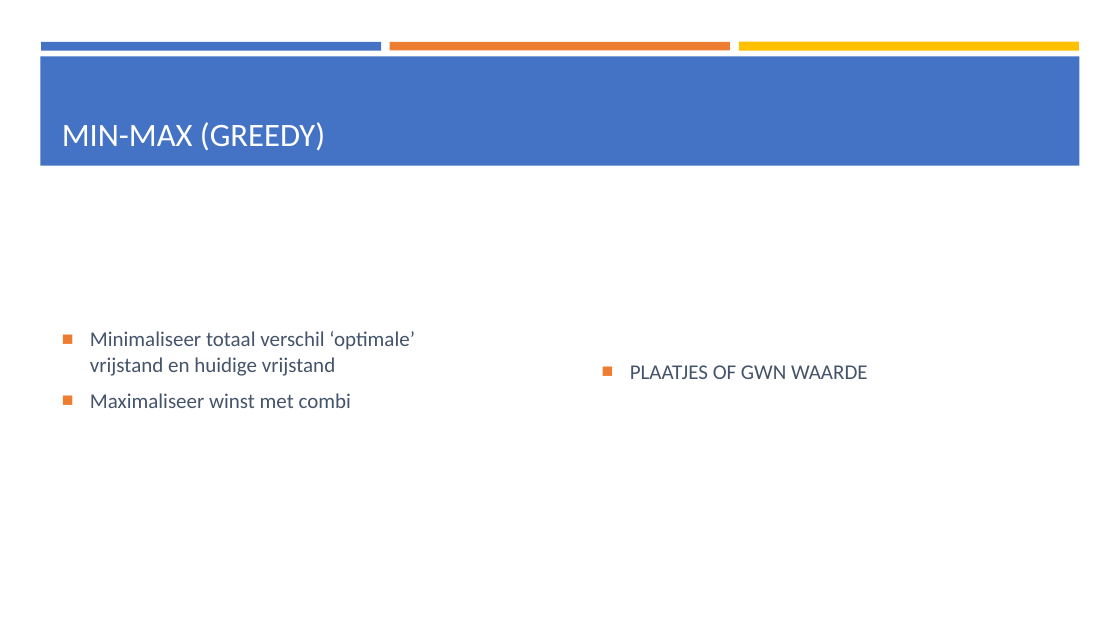
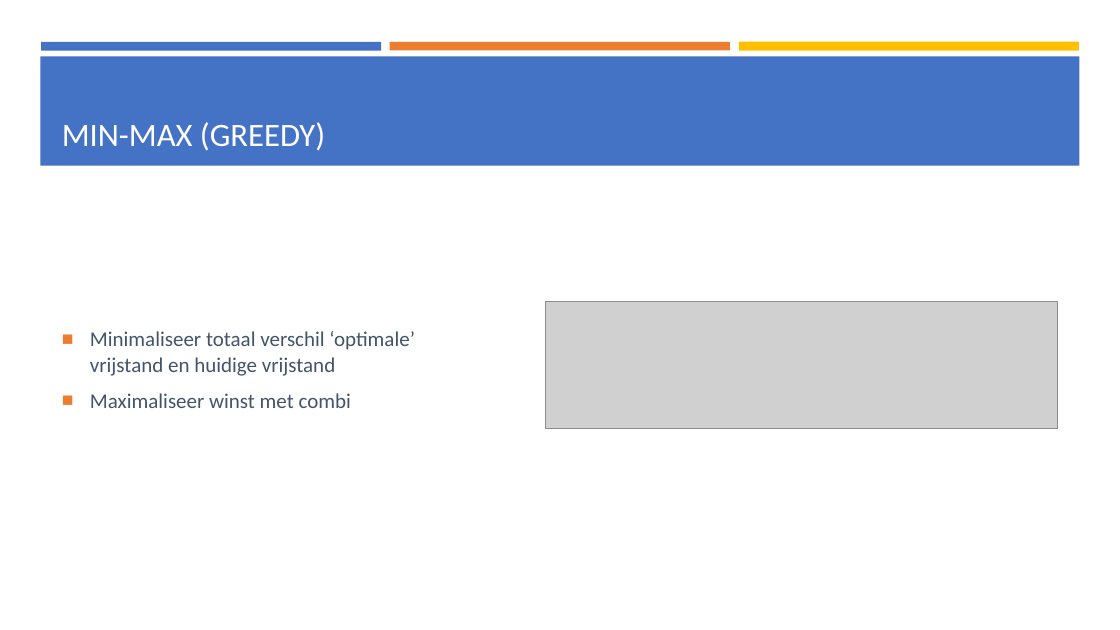
Before and after one commit to rmleushuis/Heurestieken, a slide deck: slide 17 of others/Presentatie 2, 18-5-2018.pptx. Drawn at 1120x630 pixels with LibreOffice and Linux fonts; fonts in the diff are those of the drawing; grey boxes stand for pictures. Boxes give left, top, right and bottom in pixels: in the first picture for what was removed or moved away, otherwise in the second. Text is boxed around its words. In the diff, an @@ line names an element or a change of style, - is before the commit and + after.

```diff
--- a/others/Presentatie 2, 18-5-2018.pptx
+++ b/others/Presentatie 2, 18-5-2018.pptx
@@ picture added at (546, 302, 1058, 429) @@
@@ text removed at (630, 365, 868, 379) @@
-■ PLAATJES OF GWN WAARDE
```
Also in this commit, not shown: 5 other slides changed, 5 slides added, 4 slides removed.
